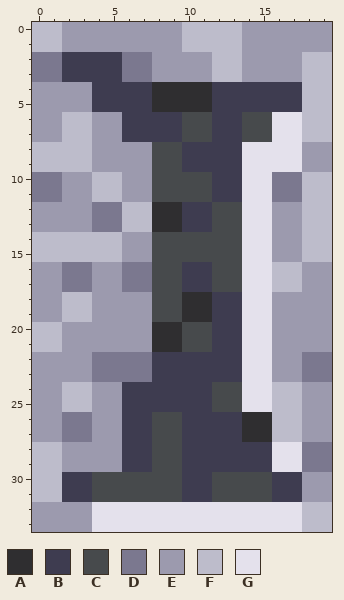
Two states of a pixel-art sprite, qfg4-capital-I.png. The picture above is the old version.
The file is 20x34 pixels. Colours within 5 levels of each other are drawn and written as one.
Palette (. is transparent): A #2f2e30  B #3e3c50  C #474a4c  D #7b788f  E #9c9aae  F #bdbccb  G #e4e1ec
Pixels before, first column x 0:
 0 FFEEEEEEEEFFFFEEEEEE
 1 FFEEEEEEEEFFFFEEEEEE
 2 DDBBBBDDEEEEFFEEEEFF
 3 DDBBBBDDEEEEFFEEEEFF
 4 EEEEBBBBAAAABBBBBBFF
 5 EEEEBBBBAAAABBBBBBFF
 6 EEFFEEBBBBCCBBCCGGFF
 7 EEFFEEBBBBCCBBCCGGFF
 8 FFFFEEEECCBBBBGGGGEE
 9 FFFFEEEECCBBBBGGGGEE
10 DDEEFFEECCCCBBGGDDFF
11 DDEEFFEECCCCBBGGDDFF
12 EEEEDDFFAABBCCGGEEFF
13 EEEEDDFFAABBCCGGEEFF
14 FFFFFFEECCCCCCGGEEFF
15 FFFFFFEECCCCCCGGEEFF
16 EEDDEEDDCCBBCCGGFFEE
17 EEDDEEDDCCBBCCGGFFEE
18 EEFFEEEECCAABBGGEEEE
19 EEFFEEEECCAABBGGEEEE
20 FFEEEEEEAACCBBGGEEEE
21 FFEEEEEEAACCBBGGEEEE
22 EEEEDDDDBBBBBBGGEEDD
23 EEEEDDDDBBBBBBGGEEDD
24 EEFFEEBBBBBBCCGGFFEE
25 EEFFEEBBBBBBCCGGFFEE
26 EEDDEEBBCCBBBBAAFFEE
27 EEDDEEBBCCBBBBAAFFEE
28 FFEEEEBBCCBBBBBBGGDD
29 FFEEEEBBCCBBBBBBGGDD
30 FFBBCCCCCCBBCCCCBBEE
31 FFBBCCCCCCBBCCCCBBEE
32 EEEEGGGGGGGGGGGGGGFF
33 EEEEGGGGGGGGGGGGGGFF
The same view after the edit:
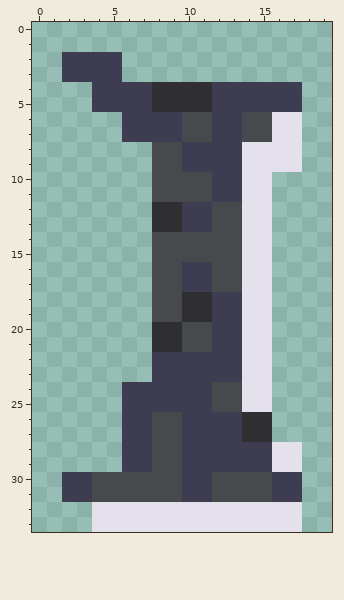
Author's note on the commit: Improve remaining QfG4 letter images Improve the images for the remaining initial capital letters from QfG4.
Difference:
{"y":0,"x":0,"old":"FFEEEEEEEEFFFFEEEEEE","new":"...................."}
{"y":1,"x":0,"old":"FFEEEEEEEEFFFFEEEEEE","new":"...................."}
{"y":2,"x":0,"old":"DD","new":".."}
{"y":2,"x":6,"old":"DDEEEEFFEEEEFF","new":".............."}
{"y":3,"x":0,"old":"DD","new":".."}
{"y":3,"x":6,"old":"DDEEEEFFEEEEFF","new":".............."}
{"y":4,"x":0,"old":"EEEE","new":"...."}
{"y":4,"x":18,"old":"FF","new":".."}
{"y":5,"x":0,"old":"EEEE","new":"...."}
{"y":5,"x":18,"old":"FF","new":".."}
{"y":6,"x":0,"old":"EEFFEE","new":"......"}
{"y":6,"x":18,"old":"FF","new":".."}
{"y":7,"x":0,"old":"EEFFEE","new":"......"}
{"y":7,"x":18,"old":"FF","new":".."}
{"y":8,"x":0,"old":"FFFFEEEE","new":"........"}
{"y":8,"x":18,"old":"EE","new":".."}
{"y":9,"x":0,"old":"FFFFEEEE","new":"........"}
{"y":9,"x":18,"old":"EE","new":".."}
{"y":10,"x":0,"old":"DDEEFFEE","new":"........"}
{"y":10,"x":16,"old":"DDFF","new":"...."}
{"y":11,"x":0,"old":"DDEEFFEE","new":"........"}
{"y":11,"x":16,"old":"DDFF","new":"...."}
{"y":12,"x":0,"old":"EEEEDDFF","new":"........"}
{"y":12,"x":16,"old":"EEFF","new":"...."}
{"y":13,"x":0,"old":"EEEEDDFF","new":"........"}
{"y":13,"x":16,"old":"EEFF","new":"...."}
{"y":14,"x":0,"old":"FFFFFFEE","new":"........"}
{"y":14,"x":16,"old":"EEFF","new":"...."}
{"y":15,"x":0,"old":"FFFFFFEE","new":"........"}
{"y":15,"x":16,"old":"EEFF","new":"...."}
{"y":16,"x":0,"old":"EEDDEEDD","new":"........"}
{"y":16,"x":16,"old":"FFEE","new":"...."}
{"y":17,"x":0,"old":"EEDDEEDD","new":"........"}
{"y":17,"x":16,"old":"FFEE","new":"...."}
{"y":18,"x":0,"old":"EEFFEEEE","new":"........"}
{"y":18,"x":16,"old":"EEEE","new":"...."}
{"y":19,"x":0,"old":"EEFFEEEE","new":"........"}
{"y":19,"x":16,"old":"EEEE","new":"...."}
{"y":20,"x":0,"old":"FFEEEEEE","new":"........"}
{"y":20,"x":16,"old":"EEEE","new":"...."}
{"y":21,"x":0,"old":"FFEEEEEE","new":"........"}
{"y":21,"x":16,"old":"EEEE","new":"...."}
{"y":22,"x":0,"old":"EEEEDDDD","new":"........"}
{"y":22,"x":16,"old":"EEDD","new":"...."}
{"y":23,"x":0,"old":"EEEEDDDD","new":"........"}
{"y":23,"x":16,"old":"EEDD","new":"...."}
{"y":24,"x":0,"old":"EEFFEE","new":"......"}
{"y":24,"x":16,"old":"FFEE","new":"...."}
{"y":25,"x":0,"old":"EEFFEE","new":"......"}
{"y":25,"x":16,"old":"FFEE","new":"...."}
{"y":26,"x":0,"old":"EEDDEE","new":"......"}
{"y":26,"x":16,"old":"FFEE","new":"...."}
{"y":27,"x":0,"old":"EEDDEE","new":"......"}
{"y":27,"x":16,"old":"FFEE","new":"...."}
{"y":28,"x":0,"old":"FFEEEE","new":"......"}
{"y":28,"x":18,"old":"DD","new":".."}
{"y":29,"x":0,"old":"FFEEEE","new":"......"}
{"y":29,"x":18,"old":"DD","new":".."}
{"y":30,"x":0,"old":"FF","new":".."}
{"y":30,"x":18,"old":"EE","new":".."}
{"y":31,"x":0,"old":"FF","new":".."}
{"y":31,"x":18,"old":"EE","new":".."}
{"y":32,"x":0,"old":"EEEE","new":"...."}
{"y":32,"x":18,"old":"FF","new":".."}
{"y":33,"x":0,"old":"EEEE","new":"...."}
{"y":33,"x":18,"old":"FF","new":".."}
{"label":"erased","picture_box":[32,22,332,532]}
